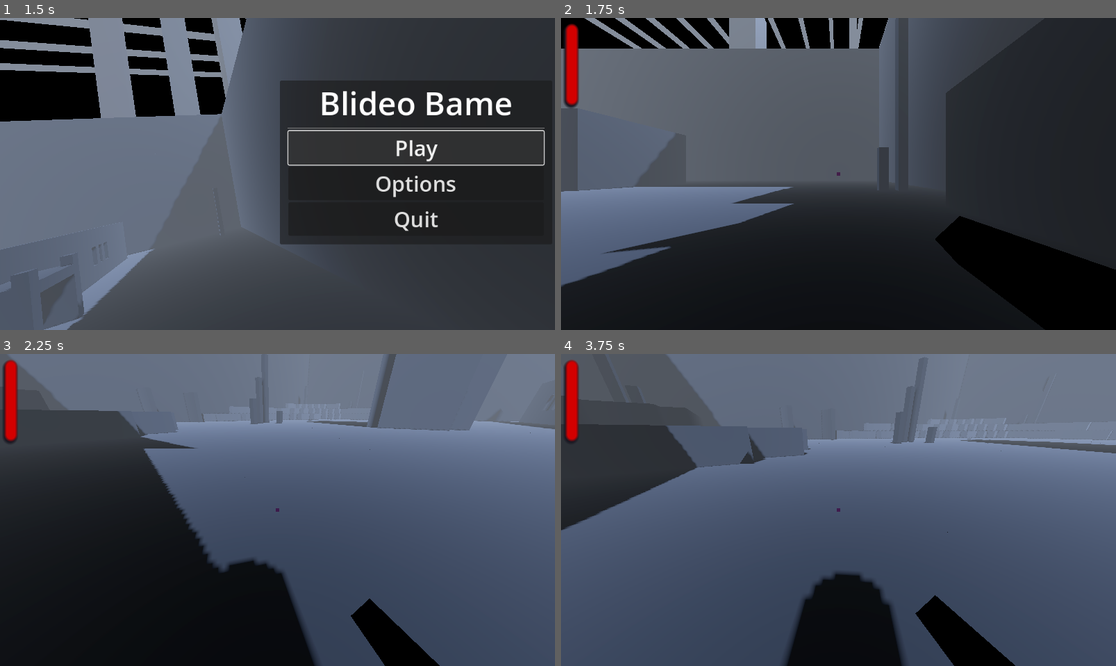
Above: before the commit, frames 1-4 (two rows, left to right).
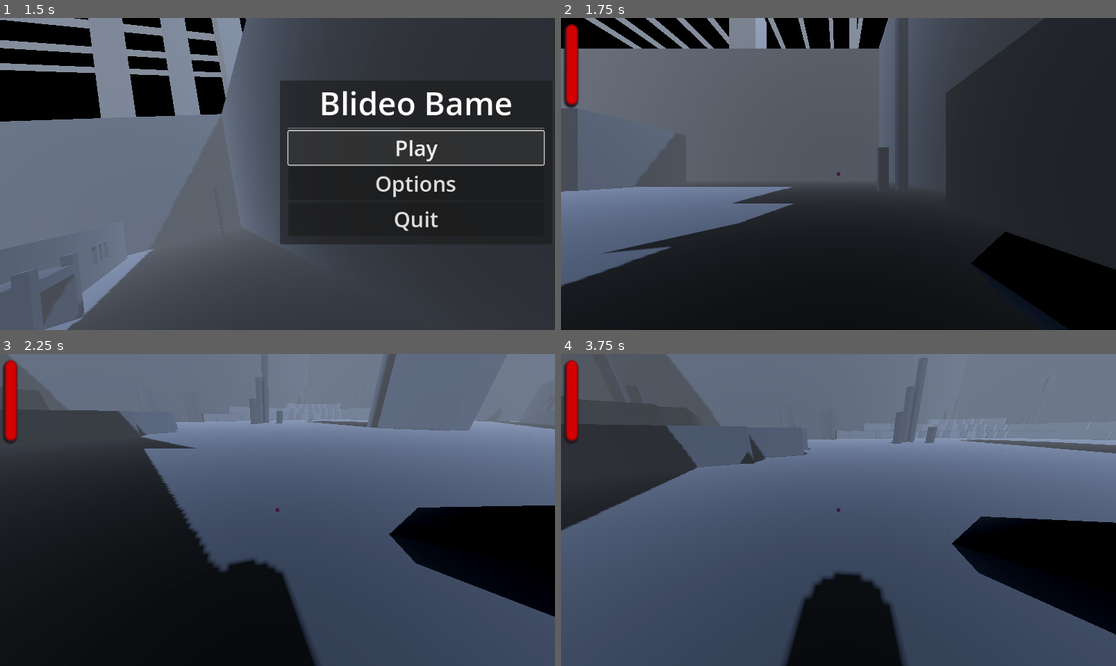
Above: after the commit, the same moments.

Repository: DungeonMartian/PrimitiveShapes
Game: Godot game, scene res://Scenes/MainMenu.tscn
Two runs of this game, one before a commit and one after it. Both use one fixed random seed, a clock stepped at 60 frames per second and the inputs below.
Inputs (mouse positions are in pixels of both pictures, inside the frame that each line leads up to):
- Up to frame 1 (1.5 s): click "Play" at 0.5 s; click "Play" at 1.25 s
- Up to frame 2 (1.75 s): no input
- Up to frame 3 (2.25 s): tap Enter at 2 s; move the mouse to (305, 510) at 2.02 s; hold W (forward) from 2.03 s (still down); tap Shift (dash) at 2.1 s
- Up to frame 4 (3.75 s): keep holding W (forward); tap Space (jump) at 2.27, 3.02 s; move the mouse to (810, 510) at 2.77 s; click (810, 510) at 2.85 s; move the mouse to (849, 503) at 3.52 s; tap Shift (dash) at 3.6 s

Frame 1 is identical in both runs. In frame 2, 1.8% of the frame differs, in the area x 67-92%, y 63-100%; in frame 3, 8.7%; in frame 4, 8.9%, in the area x 63-100%, y 52-100%.

Commit message:
fixed gun, reduced pan

Diff:
--- a/Player/Player.gd
+++ b/Player/Player.gd
@@ -68,9 +68,9 @@
 	if event is InputEventMouseMotion:
 		head.rotate_y(-event.relative.x * SENSITIVITY)
 		camera.rotate_x(-event.relative.y * SENSITIVITY)
-		camera.rotation.x = clamp(camera.rotation.x, deg_to_rad(-65), deg_to_rad(75))
+		camera.rotation.x = clamp(camera.rotation.x, deg_to_rad(-65), deg_to_rad(60))
 		shotgun.rotate_x(-event.relative.y * SENSITIVITY)
-		shotgun.rotation.x = clamp(camera.rotation.x, deg_to_rad(-65), deg_to_rad(75))
+		shotgun.rotation.x = clamp(camera.rotation.x, deg_to_rad(-65), deg_to_rad(60))
 
 
 func Hit(dir, damage):
--- a/Player/Player.tscn
+++ b/Player/Player.tscn
@@ -1,10 +1,14 @@
-[gd_scene load_steps=9 format=3 uid="uid://ckmnya8f8xdtb"]
+[gd_scene load_steps=11 format=3 uid="uid://ckmnya8f8xdtb"]
 
 [ext_resource type="Script" path="res://Player/Player.gd" id="1_bjiod"]
 [ext_resource type="AudioStream" uid="uid://4nnn828w5txf" path="res://Sounds/Effects/Player/shot-and-reload-6158.mp3" id="2_peewm"]
+[ext_resource type="Material" uid="uid://b7yrxbnegr6fg" path="res://Enemies/Materials/Walls.tres" id="2_ulgvb"]
 [ext_resource type="AudioStream" uid="uid://cpgc5qjic3o2m" path="res://Sounds/Effects/Player/whoosh-blow-flutter-shortwav-14678.mp3" id="3_ddlfe"]
 
+[sub_resource type="StandardMaterial3D" id="StandardMaterial3D_5ixkt"]
+
 [sub_resource type="CapsuleMesh" id="CapsuleMesh_5e1dg"]
+material = SubResource("StandardMaterial3D_5ixkt")
 
 [sub_resource type="ConvexPolygonShape3D" id="ConvexPolygonShape3D_oanau"]
 points = PackedVector3Array(-0.125207, -0.532801, -0.480507, 0.0227831, 0.47607, 0.498884, 0.169713, 0.559144, 0.464172 …(924 unchanged characters)…
@@ -12,7 +16,8 @@
 [sub_resource type="PlaceholderTexture2D" id="PlaceholderTexture2D_yahmm"]
 
 [sub_resource type="BoxMesh" id="BoxMesh_u0tw8"]
-size = Vector3(0.1, 0.1, 2)
+material = ExtResource("2_ulgvb")
+size = Vector3(0.1, 0.1, 0.3)
 
 [sub_resource type="StyleBoxFlat" id="StyleBoxFlat_u2547"]
 bg_color = Color(0.827451, 0, 0, 1)
@@ -45,28 +50,28 @@
 texture = SubResource("PlaceholderTexture2D_yahmm")
 
 [node name="ShotGun" type="MeshInstance3D" parent="Head"]
-transform = Transform3D(0.73482, -0.678262, 0, 0.678262, 0.73482, 0, 0, 0, 1, 0.353846, 0.558431, 0.499355)
+transform = Transform3D(0.73482, -0.678262, 0, 0.678262, 0.73482, 0, 0, 0, 1, 0.353846, 0.558431, -0.214239)
 mesh = SubResource("BoxMesh_u0tw8")
 skeleton = NodePath("../..")
 
 [node name="RayCast3D" type="RayCast3D" parent="Head/ShotGun"]
-transform = Transform3D(1, 0, 0, 0, 1, 0, 0, 0, 1, 0, 0, -1.01627)
+transform = Transform3D(1, 0, 0, 0, 1, 0, 0, 0, 1, 0, 0, -0.174959)
 target_position = Vector3(0, 0, -100)
 
 [node name="RayCast3D2" type="RayCast3D" parent="Head/ShotGun"]
-transform = Transform3D(1, 0, 0, 0, 1, 0, 0, 0, 1, 0, 0, -1.01627)
+transform = Transform3D(1, 0, 0, 0, 1, 0, 0, 0, 1, 0, 0, -0.174959)
 target_position = Vector3(0, 0, -100)
 
 [node name="RayCast3D3" type="RayCast3D" parent="Head/ShotGun"]
-transform = Transform3D(1, 0, 0, 0, 1, 0, 0, 0, 1, 0, 0, -1.01627)
+transform = Transform3D(1, 0, 0, 0, 1, 0, 0, 0, 1, 0, 0, -0.174959)
 target_position = Vector3(0, 0, -100)
 
 [node name="RayCast3D4" type="RayCast3D" parent="Head/ShotGun"]
-transform = Transform3D(1, 0, 0, 0, 1, 0, 0, 0, 1, 0, 0, -1.01627)
+transform = Transform3D(1, 0, 0, 0, 1, 0, 0, 0, 1, 0, 0, -0.174959)
 target_position = Vector3(0, 0, -100)
 
 [node name="RayCast3D5" type="RayCast3D" parent="Head/ShotGun"]
-transform = Transform3D(1, 0, 0, 0, 1, 0, 0, 0, 1, 0, 0, -1.01627)
+transform = Transform3D(1, 0, 0, 0, 1, 0, 0, 0, 1, 0, 0, -0.174959)
 target_position = Vector3(0, 0, -100)
 
 [node name="Reload" type="Timer" parent="."]
